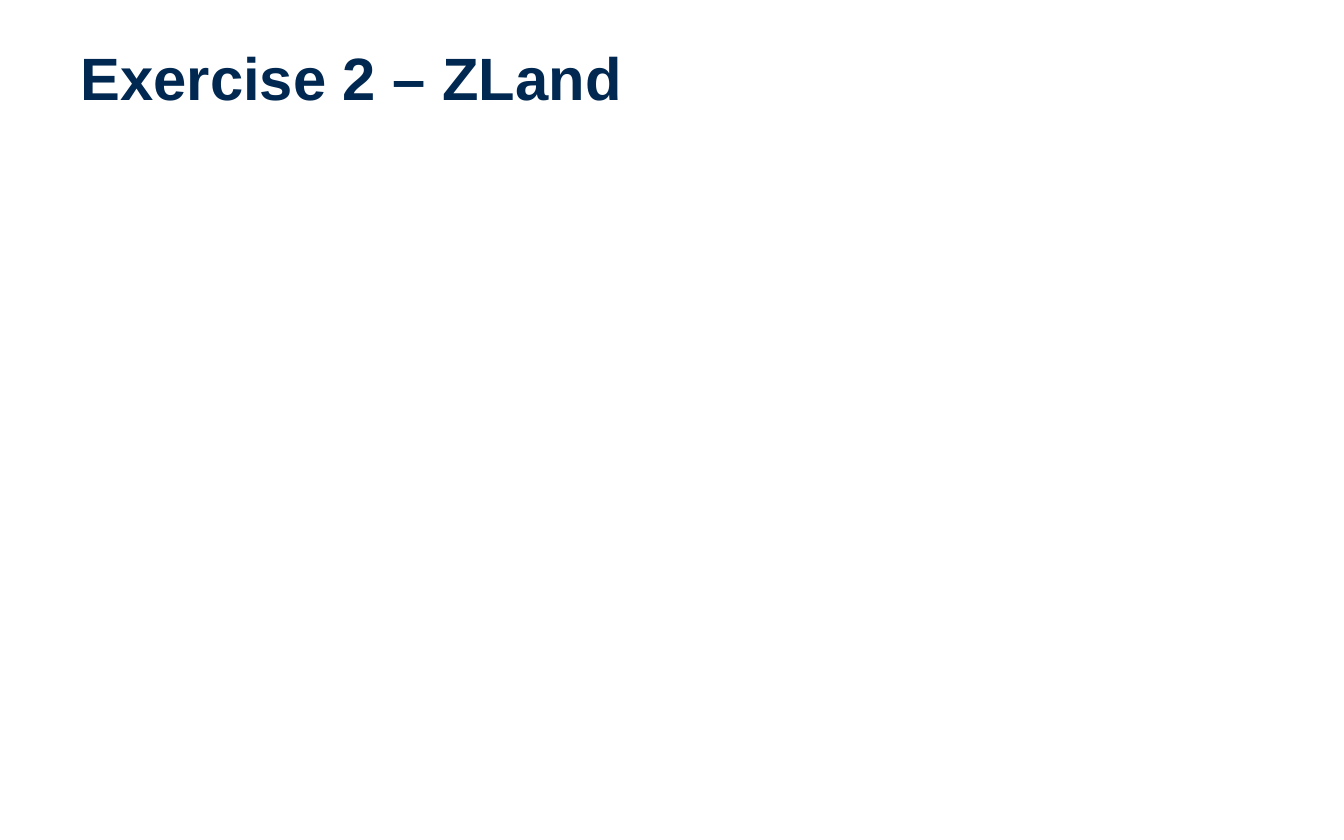
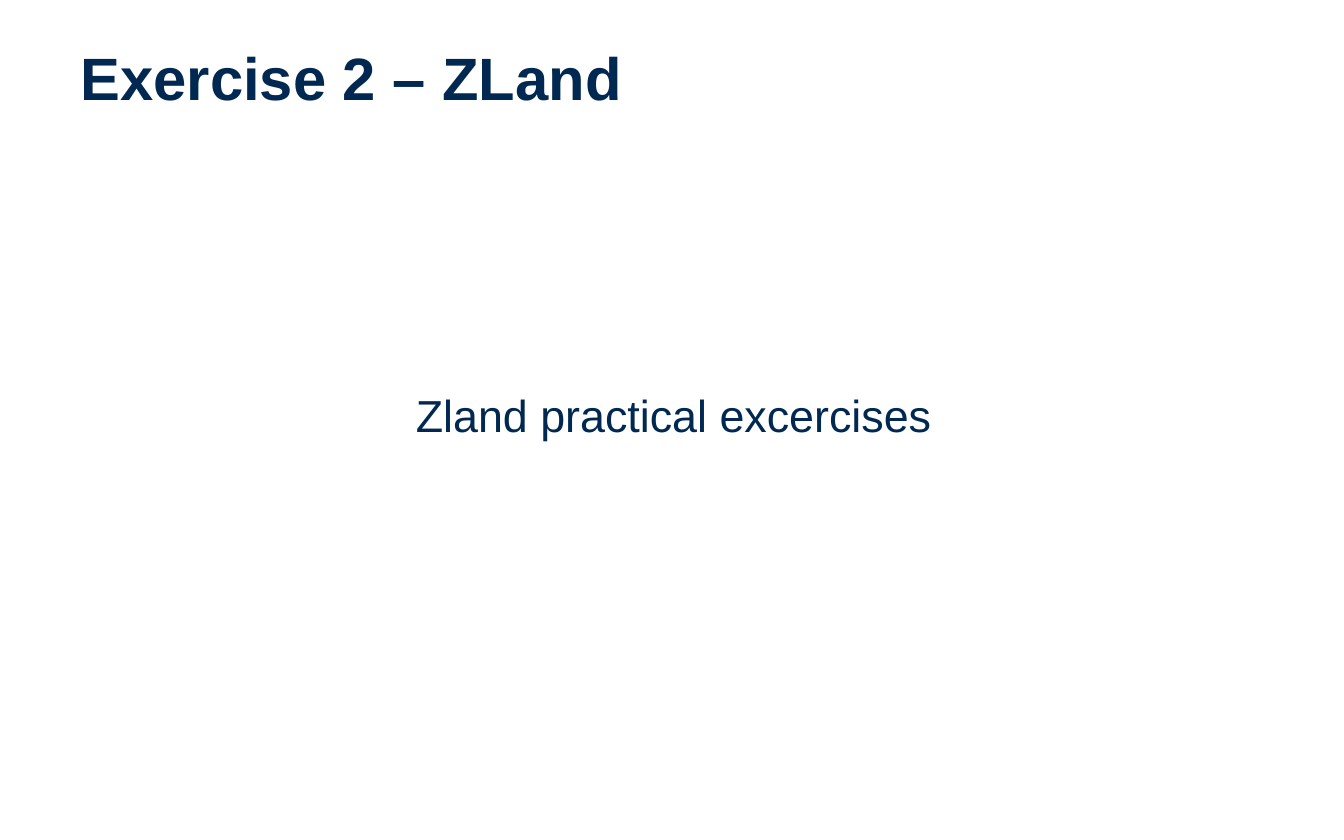
Before and after one commit to EntelectCodeDojo/Testing, a slide deck: slide 17 of CodeDojo-UnitTesting.pptx. Drawn at 1344x840 pixels with LibreOffice and Linux fonts; fonts in the diff are those of the drawing; background and template pictures are left out. Boxes give left, top, right and bottom in pixels: in the first picture for what was removed or moved away, otherwise in the second. Text is boxed around its words. In the diff, an @@ line names an element or a change of style, - is before the commit and + after.

```diff
--- a/CodeDojo-UnitTesting.pptx
+++ b/CodeDojo-UnitTesting.pptx
@@ text added at box(416, 399, 932, 441), 24 pt, text #002850 @@
+Zland practical excercises
```
Also in this commit, not shown: 2 other slides changed.
